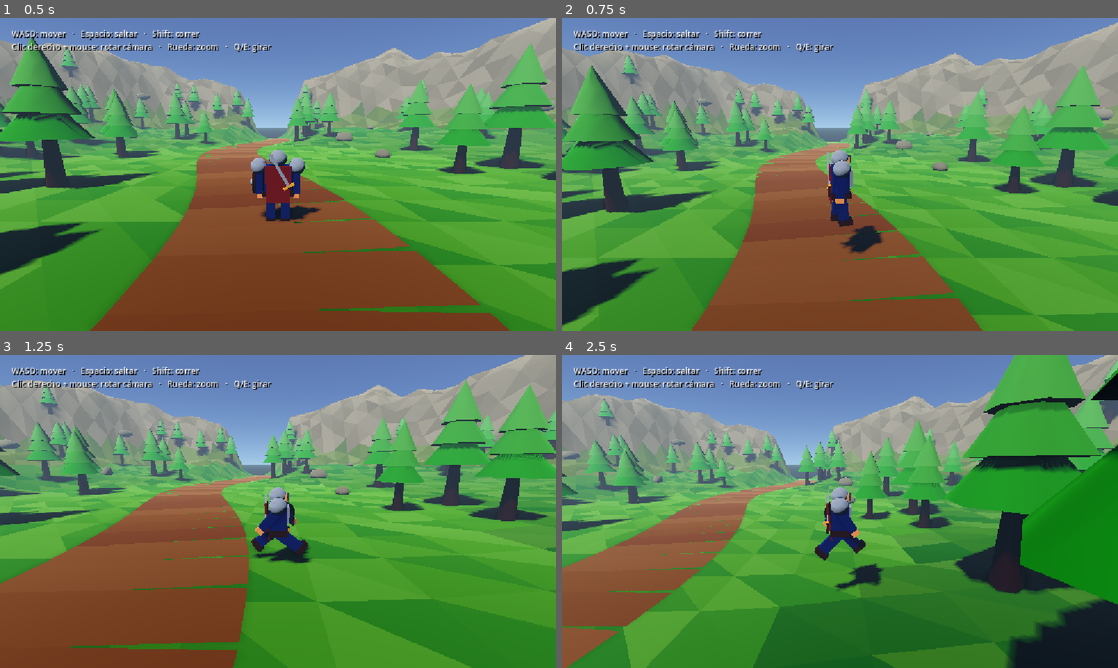
Above: before the commit, frames 1-4 (two rows, left to right).
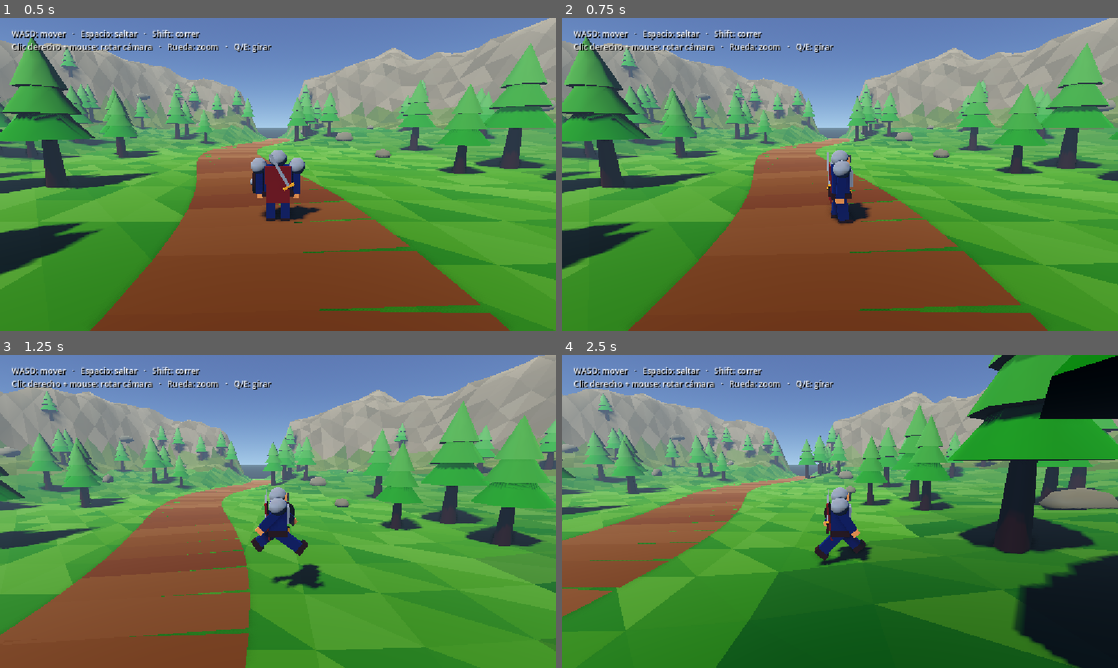
Above: after the commit, the same moments.

Repository: loremaster23/ClassicRPG
Game: Godot game, scene res://Mapa1/Escena1.tscn
The game is run twice, just before and just after one commit, with the same random seed, the same clock (stepped at 60 frames per second) and the same inputs.
Inputs (mouse positions are in pixels of both pictures, inside the frame that each line leads up to):
- Up to frame 1 (0.5 s): no input
- Up to frame 2 (0.75 s): tap Enter (ui_accept) at 0.5 s; move the mouse to (962, 158) at 0.52 s; hold D (move_right) from 0.53 s (still down); hold Shift (sprint) from 0.53 s (still down); click (962, 158) at 0.67 s
- Up to frame 3 (1.25 s): keep holding D (move_right); keep holding Shift (sprint); tap Space (jump) at 0.77, 1.07 s; tap Enter (ui_accept) at 0.8 s
- Up to frame 4 (2.5 s): move the mouse to (728, 527) at 1.27 s; release D (move_right) at 1.28 s; release Shift (sprint) at 1.28 s; hold S (move_back) 1.28-2.03 s; tap Enter (ui_accept) at 1.35 s; tap Space (jump) at 1.52, 1.55, 1.82, 2.1 s; move the mouse to (895, 442) at 2.02 s; hold D (move_right) from 2.03 s (still down); hold Shift (sprint) from 2.03 s (still down)

Frame 1 is identical in both runs. In frame 2, 36% of the frame differs, in the area x 0-100%, y 0-100%; in frame 3, 33%; in frame 4, 43%.

Commit message:
Fase 1 Paso B3.2: migrar controles del jugador a InputMap

Diff:
--- a/Jugador.gd
+++ b/Jugador.gd
@@ -27,18 +27,18 @@
 	elif velocity.y < 0.0:
 		velocity.y = 0.0
 
-	if Input.is_action_just_pressed("ui_accept") and is_on_floor():
+	if Input.is_action_just_pressed("jump") and is_on_floor():
 		velocity.y = SALTO
 
 	var entrada := Vector2.ZERO
-	if Input.is_key_pressed(KEY_W) or Input.is_key_pressed(KEY_UP):
+	if Input.is_action_pressed("move_forward"):
 		entrada.y += 1.0
-	if Input.is_key_pressed(KEY_S) or Input.is_key_pressed(KEY_DOWN):
+	if Input.is_action_pressed("move_back"):
 		entrada.y -= 1.0
-	if Input.is_key_pressed(KEY_D) or Input.is_key_pressed(KEY_RIGHT):
+	if Input.is_action_pressed("move_left"):
+		entrada.x -= 1.0
+	if Input.is_action_pressed("move_right"):
 		entrada.x += 1.0
-	if Input.is_key_pressed(KEY_A) or Input.is_key_pressed(KEY_LEFT):
-		entrada.x -= 1.0
 
 	var yaw := 0.0
 	if camara:
@@ -50,7 +50,7 @@
 		direccion = direccion.normalized()
 
 	var rapidez := VELOCIDAD
-	if Input.is_key_pressed(KEY_SHIFT):
+	if Input.is_action_pressed("sprint"):
 		rapidez = VELOCIDAD_CORRER
 
 	var deseada := direccion * rapidez
